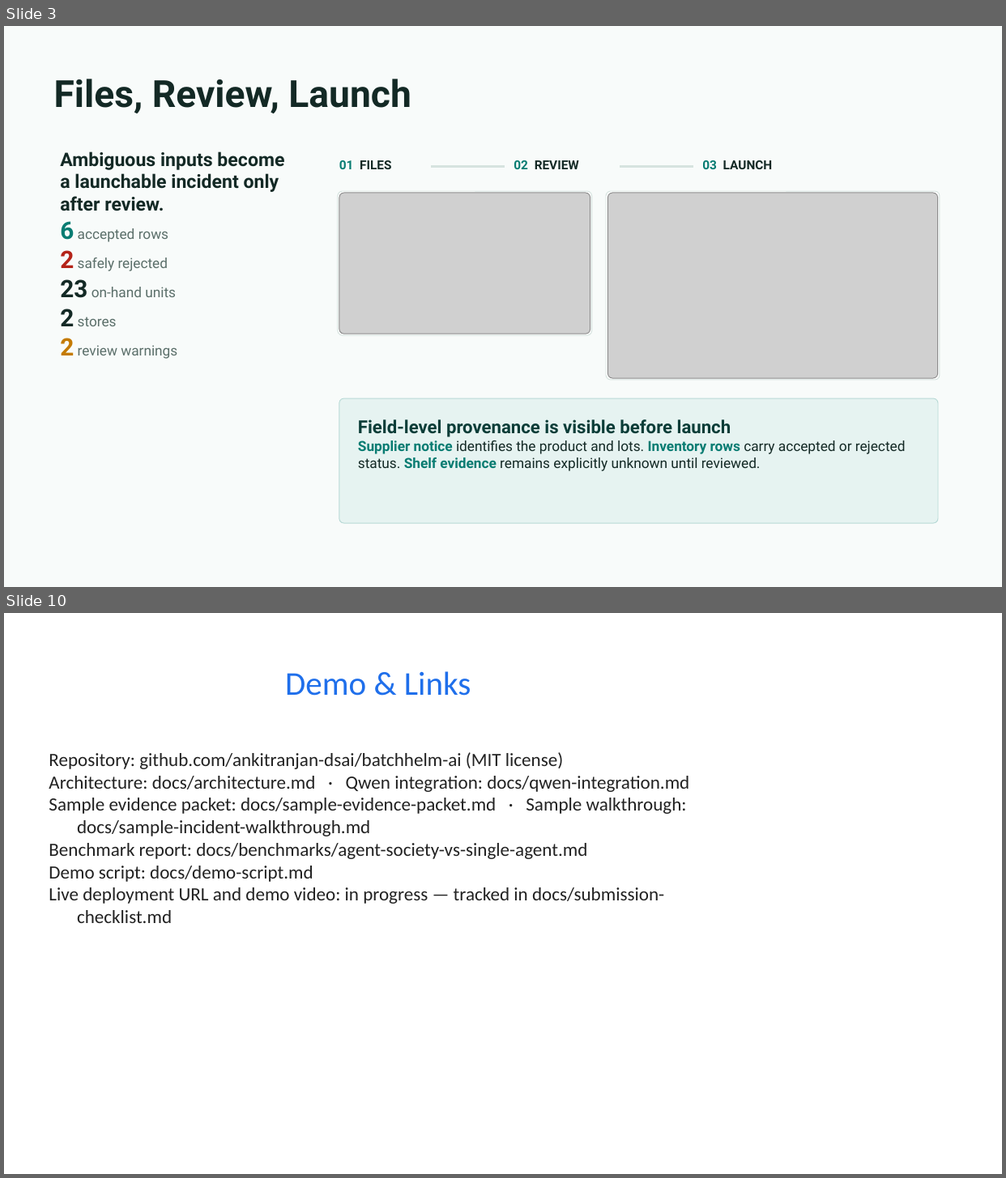
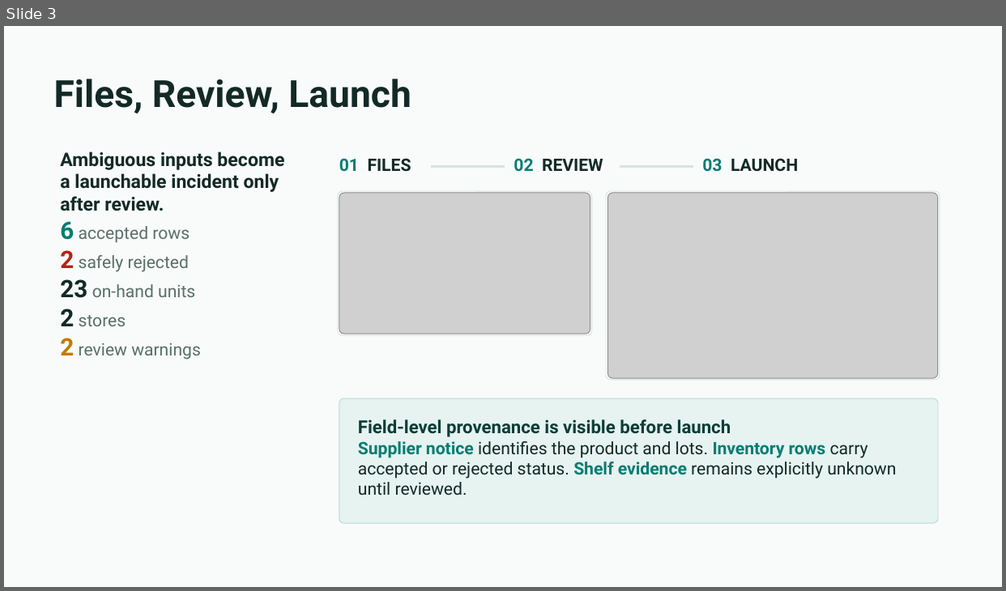
Before and after one commit to ankitranjan-dsai/batchhelm-ai, a slide deck: docs/presentation/batchhelm-ai-hackathon-deck.pptx. Shown one above the other, each under a label of ours: slides 3 and 10 before the commit, slide 3 after it; the slides between them are not shown. The pictures are 1006x1178 and 1006x591 pixels, drawn with LibreOffice and Linux fonts; fonts in the diff are those of the drawing; grey boxes stand for pictures. Boxes give left, top, right and bottom in pixels: in the first picture for what was removed or moved away, otherwise in the second. Text is boxed around its words. In the diff, an @@ line names an element or a change of style, - is before the commit and + after.

Commit message:
feat(presentation): complete benchmark and submission close

```diff
--- a/docs/presentation/batchhelm-ai-hackathon-deck.pptx
+++ b/docs/presentation/batchhelm-ai-hackathon-deck.pptx
@@ slide 10 removed at (4, 613, 1002, 1174), background #FFFFFF @@
@@ title removed at (285, 671, 471, 696) @@
-Demo & Links
@@ text removed at (49, 752, 689, 923) @@
-Repository: github.com/ankitranjan-dsai/batchhelm-ai (MIT license)
-Architecture: docs/architecture.md · Qwen integration: docs/qwen-integration.md
-Sample evidence packet: docs/sample-evidence-packet.md · Sample walkthrough: docs/sample-incident-walkthrough.md
-Benchmark report: docs/benchmarks/agent-society-vs-single-agent.md
-Demo script: docs/demo-script.md
-Live deployment URL and demo video: in progress — tracked in docs/submission-checklist.md
@@ slide 3 changed as well @@
@@ size 12 to 16.5 pt in 3 elements at (339, 158, 411, 172), (513, 158, 603, 172), (702, 158, 798, 172) @@
@@ text at (60, 221, 201, 360): size 13.5 to 16.5 pt in "accepted rows", "safely rejected", "on-hand units", "stores" and 1 more places @@
@@ text at (358, 442, 896, 495): size 13.5 to 16.5 pt in "Supplier notice identifies the product and lots. ..." @@
```
Also in this commit, not shown: 6 other slides changed, 3 slides added, 2 other slides removed, 1 other file.
